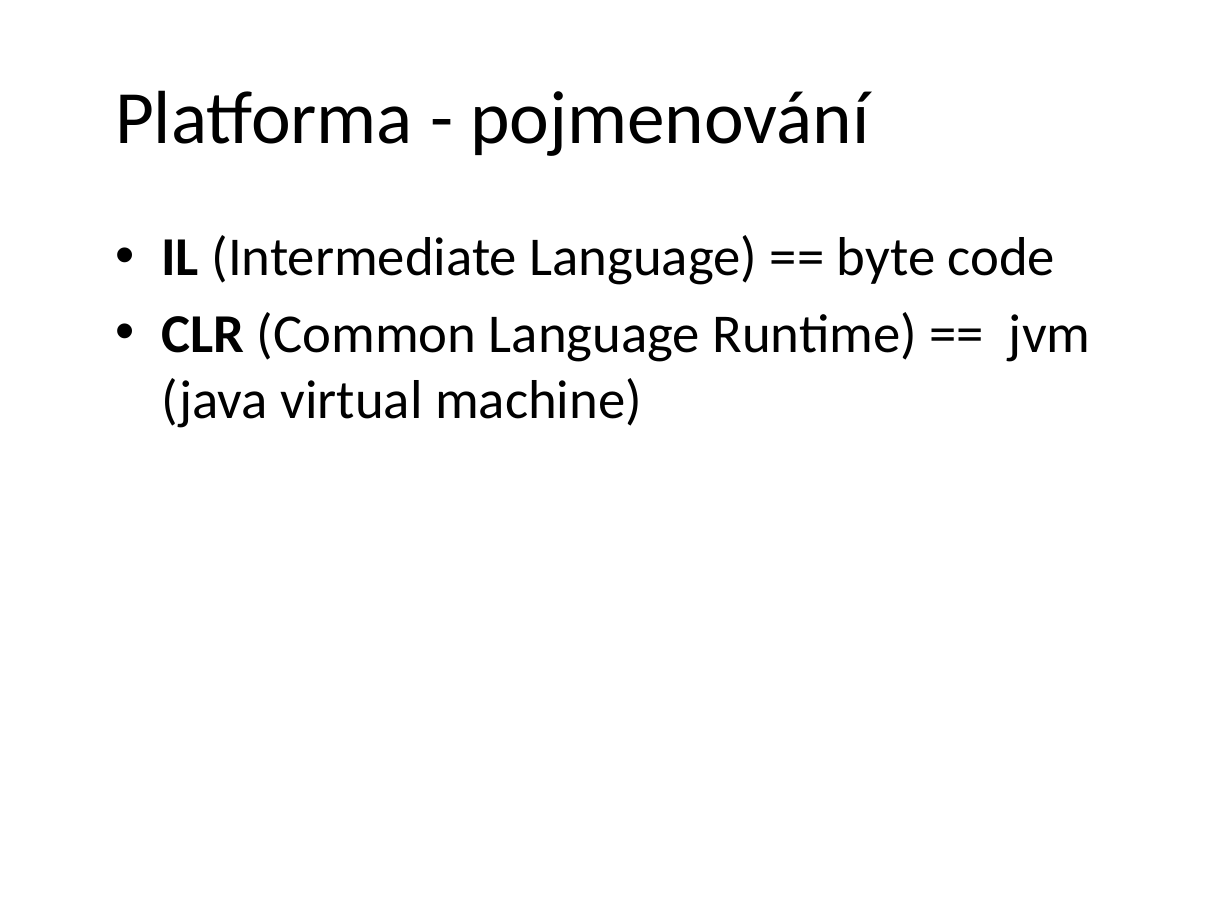
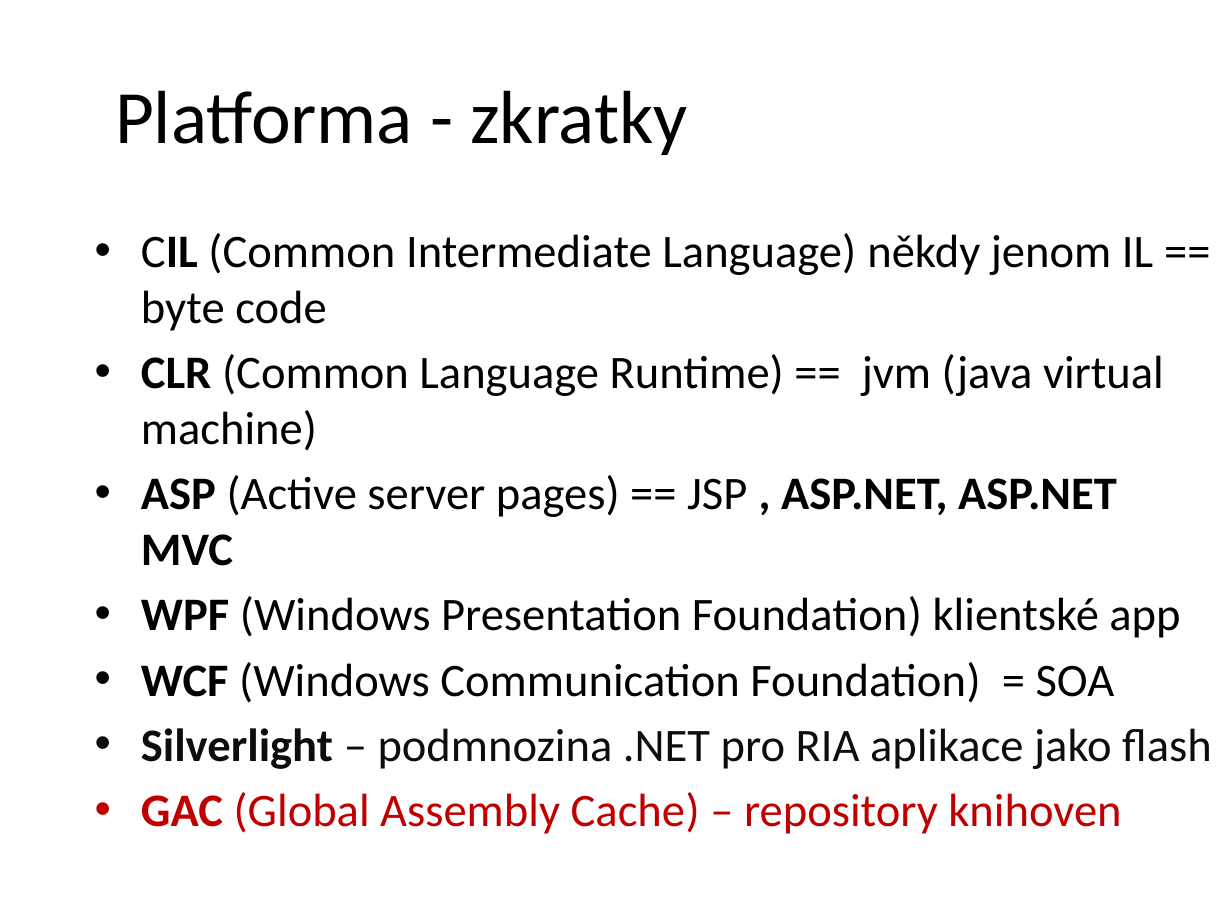
Before and after one commit to petrbalat/Skoleni-Csharp-NET, a slide deck: slide 3 of prezentace.pptx. Drawn at 1232x924 pixels with LibreOffice and Linux fonts; fonts in the diff are those of the drawing; background and template pictures are left out. Boxes give left, top, right and bottom in pixels: in the first picture for what was removed or moved away, otherwise in the second. Text is boxed around its words. In the diff, an @@ line names an element or a change of style, - is before the commit and + after.

```diff
--- a/prezentace.pptx
+++ b/prezentace.pptx
@@ title at (115,90,687,155): text changed @@
-Platforma - pojmenování
+Platforma - zkratky
@@ text "CIL (Common Intermediate Language) někdy ...": place and size @@
-text "CIL (Common Intermediate Language) někdy ..." at (161,235,1091,428)
+text "CIL (Common Intermediate Language) někdy ..." at (141,233,1212,834)
@@ text at (141,233,1153,331): text changed; size 32 to 27.2 pt @@
-• IL (Intermediate Language) == byte code
+• CIL (Common Intermediate Language) někdy jenom IL == byte code
@@ text at (141,354,1164,451): size 32 to 27.2 pt in "CLR (Common Language Runtime) == jvm (java ..." @@
@@ text at (141,475,1212,834): paragraphs added @@
+• ASP (Active server pages) == JSP , ASP.NET, ASP.NET MVC
+• WPF (Windows Presentation Foundation) klientské app
+• WCF (Windows Communication Foundation) = SOA
+• Silverlight – podmnozina .NET pro RIA aplikace jako flash
+• GAC (Global Assembly Cache) – repository knihoven
```
Also in this commit, not shown: 6 other slides changed, 4 slides added, 2 other files.
